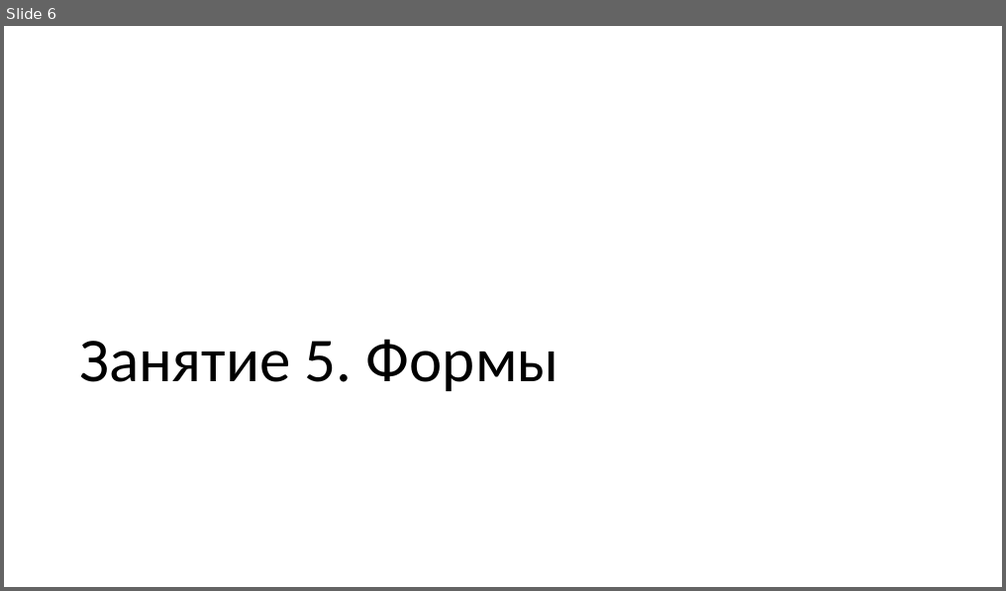
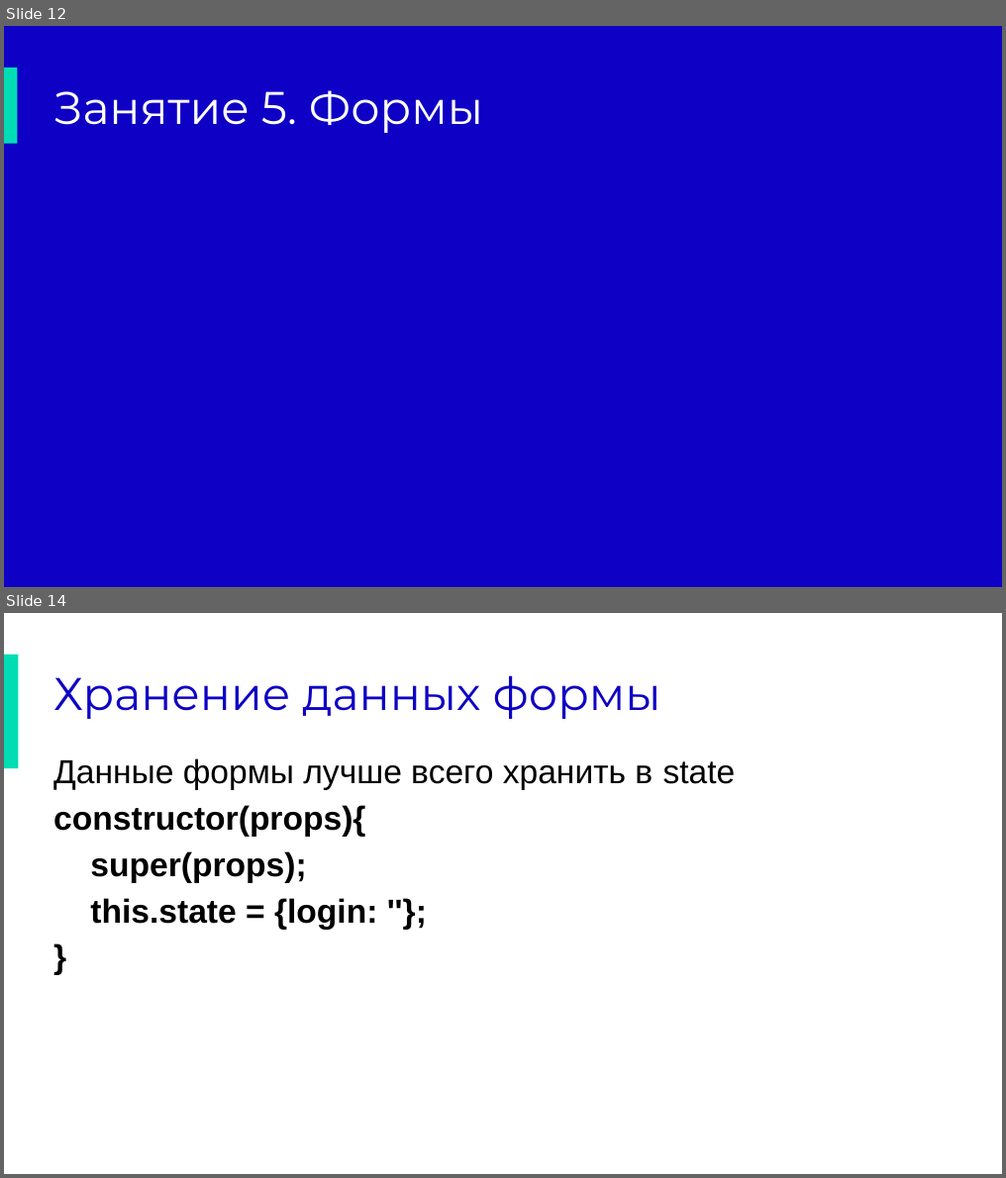
Before and after one commit to lavsexpert/synergy-react, a slide deck: React.pptx. Shown one above the other, each under a label of ours: slide 6 before the commit, slides 12 and 14 after it; the slides between them are not shown. The pictures are 1006x591 and 1006x1178 pixels, drawn with LibreOffice and Linux fonts; fonts in the diff are those of the drawing; background and template pictures are left out. Boxes give left, top, right and bottom in pixels: in the first picture for what was removed or moved away, otherwise in the second. Text is boxed around its words. In the diff, an @@ line names an element or a change of style, - is before the commit and + after.

```diff
--- a/React.pptx
+++ b/React.pptx
@@ slide 14 added at [4,613,1002,1174], background #FFFFFF; not listed: 1 template element that a slide beside it also shows @@
@@ rectangle added at [4,655,18,768], fill #00DDB5 @@
@@ title added at [54,675,661,719], 44 pt, text #0E00C4 @@
+Хранение данных формы
@@ text added at [54,759,736,930], 32 pt, text #000000, bold @@
+Данные формы лучше всего хранить в state
+constructor(props){
+super(props);
+this.state = {login: ''};
+}
@@ rectangle added at [18,1084,128,1162], fill #FFFFFF, outline #FFFFFF 1 pt @@
@@ what was slide 6 is now slide 12 @@
@@ slide 12 changed as well @@
@@ rectangle added at [4,26,1002,587], fill #0E00C4 @@
@@ title "Занятие 5. Формы": place and size @@
-title "Занятие 5. Формы" at [79,339,559,391]
+title "Занятие 5. Формы" at [54,90,483,133]
@@ title "Занятие 5. Формы" at [54,90,483,133]: size 60 to 44 pt, font Calibri to Montserrat, text colour #000000 to #FFFFFF; vertical alignment bottom to middle @@
@@ rectangle added at [4,68,18,144], fill #00DDB5 @@
```
Also in this commit, not shown: 5 other slides changed, 7 other slides added, 1 slide removed, 1 other file.
